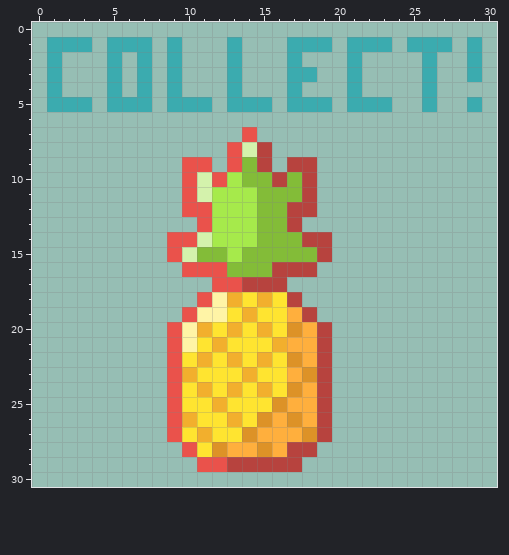
Two versions of one pixel-art sprite, images/sprite3-animation 1-000.png. Above: the version before the commit.
The file is 31x31 pixels.
Once edited:
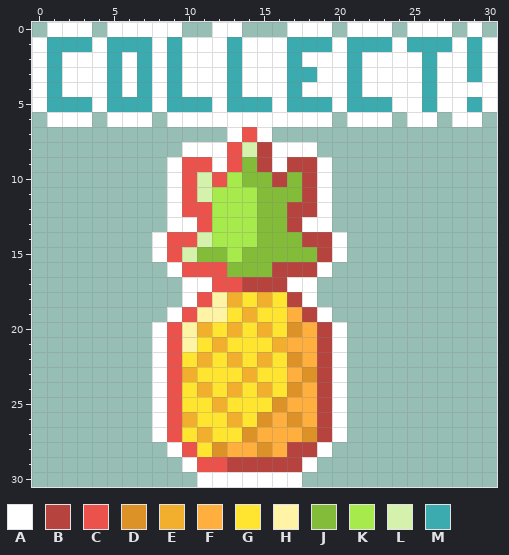
Palette (. is transparent): A #ffffff  B #b7433e  C #ea524b  D #dd9227  E #f2af2d  F #ffaf3d  G #ffe430  H #fff4a6  J #83bc38  K #a6ea4b  L #d4f2ac  M #3babaf
Changes in this commit:
@@ x 0..30 @@
- 0 ...............................
- 1 .MMM.MMM.M...M...MMM.MMM.MMM.M.
- 2 .M...M.M.M...M...M...M....M..M.
- 3 .M...M.M.M...M...MM..M....M..M.
- 4 .M...M.M.M...M...M...M....M....
- 5 .MMM.MMM.MMM.MMM.MMM.MMM..M..M.
- 6 ...............................
- 7 ..............C................
- 8 .............CLB...............
- 9 ..........CC.CJB.BB............
-10 ..........CLCKJJBJB............
-11 ..........CLKKKJJJB............
-12 ..........CCKKKJJBB............
-13 ...........CKKKJJB.............
-14 .........CCLKKKJJJBB...........
-15 .........CLJJKJJJJJB...........
-16 ..........CCCJJJBBB............
-17 ............CCBBB..............
-18 ...........CHEGEGB.............
-19 ..........CHHGEGGFB............
-20 .........CHEGEGEGDFB...........
-21 .........CHGEGGGEFFB...........
-22 .........CGEGEGEGDFB...........
-23 .........CEGGGEGGFDB...........
-24 .........CGEGEGEGDFB...........
-25 .........CGGEGGGDFFB...........
-26 .........CEGGEGDFDFB...........
-27 .........CGEGGDFFFDB...........
-28 ..........CGDFFDFBB............
-29 ...........CCBBBBB.............
-30 ...............................
+ 0 .AAA.AAAAA..AA...AAA.AAA.AAA.A.
+ 1 AMMMAMMMAMAAAMAAAMMMAMMMAMMMAMA
+ 2 AMAAAMAMAMAAAMAAAMAAAMAAAAMAAMA
+ 3 AMAAAMAMAMAAAMAAAMMAAMAAAAMAAMA
+ 4 AMAAAMAMAMAAAMAAAMAAAMAAAAMAAAA
+ 5 AMMMAMMMAMMMAMMMAMMMAMMMAAMAAMA
+ 6 .AAA.AAA.AAAAAAAAAAA.AAA.AA.AA.
+ 7 .............ACA...............
+ 8 ..........AAACLBAAA............
+ 9 .........ACCACJBABBA...........
+10 .........ACLCKJJBJBA...........
+11 .........ACLKKKJJJBA...........
+12 .........ACCKKKJJBBA...........
+13 .........AACKKKJJBAA...........
+14 ........ACCLKKKJJJBBA..........
+15 ........ACLJJKJJJJJBA..........
+16 .........ACCCJJJBBBA...........
+17 ..........AACCBBBAA............
+18 ..........ACHEGEGBA............
+19 .........ACHHGEGGFBA...........
+20 ........ACHEGEGEGDFBA..........
+21 ........ACHGEGGGEFFBA..........
+22 ........ACGEGEGEGDFBA..........
+23 ........ACEGGGEGGFDBA..........
+24 ........ACGEGEGEGDFBA..........
+25 ........ACGGEGGGDFFBA..........
+26 ........ACEGGEGDFDFBA..........
+27 ........ACGEGGDFFFDBA..........
+28 .........ACGDFFDFBBA...........
+29 ..........ACCBBBBBA............
+30 ...........AAAAAAA.............
Changed places in both pictures, as pixel boxes (x1, y1, x2, y2):
added: (32, 22, 497, 487)
